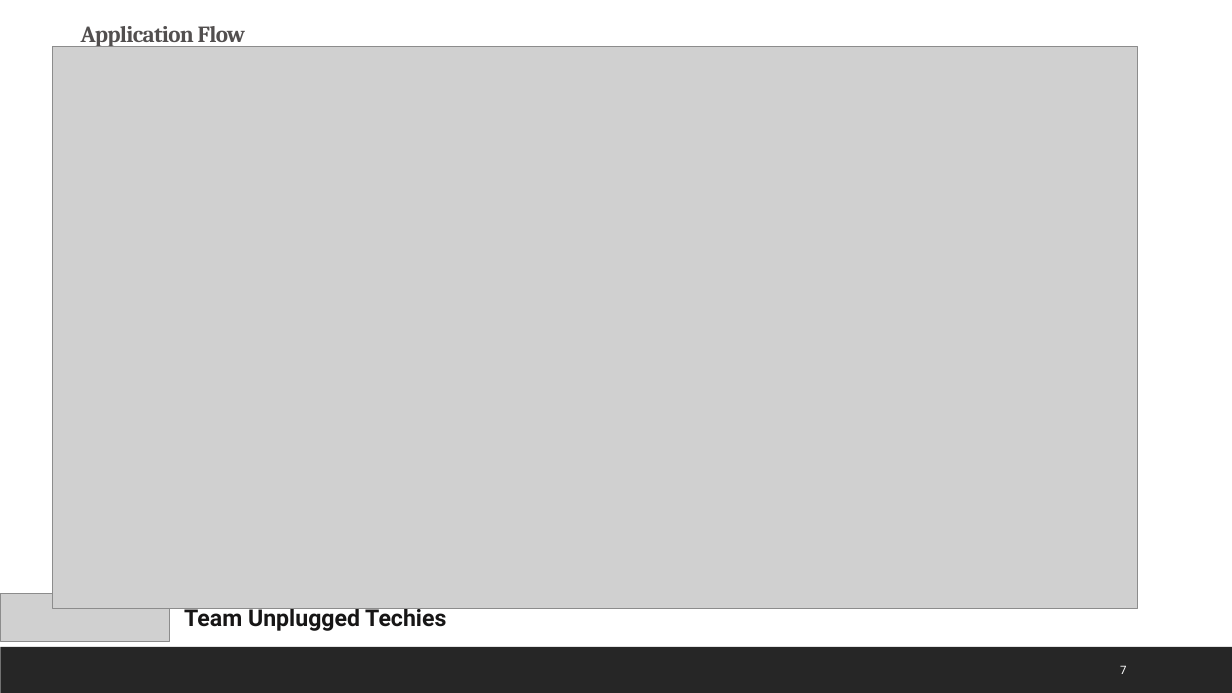
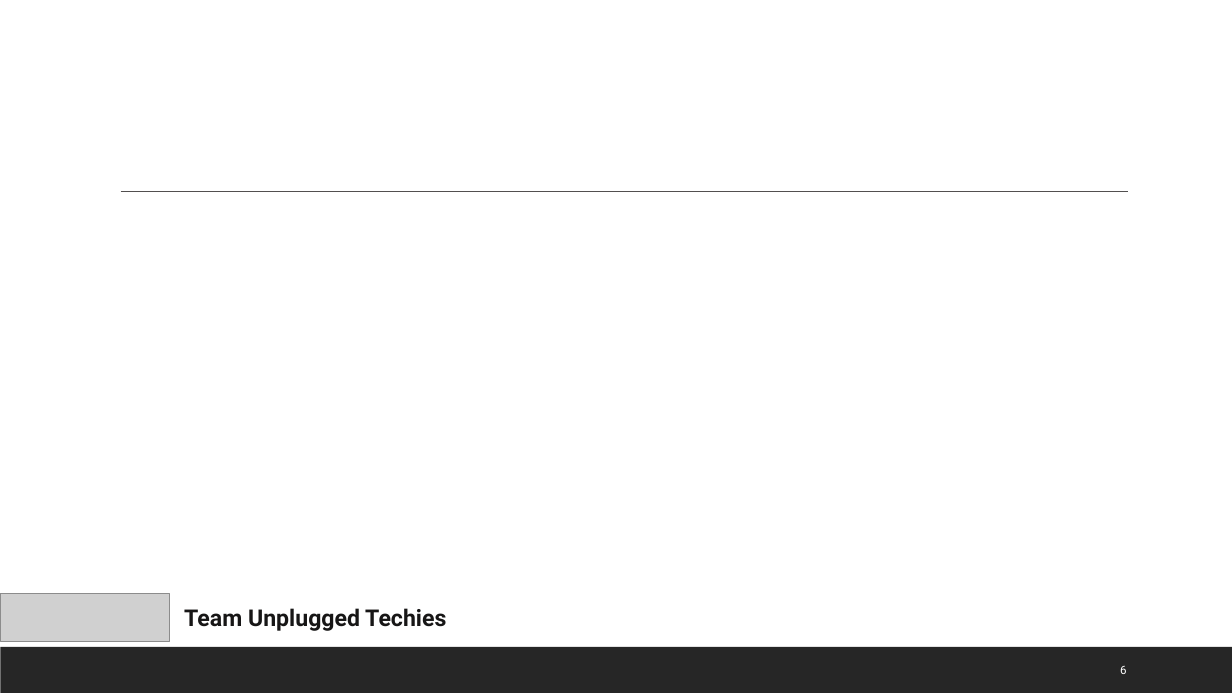
Before and after one commit to rajeshkanaka/parkurwheels, a slide deck: slide 6 of ParkUrWheels PPT.pptx (slide 7 before the commit). Drawn at 1232x693 pixels with LibreOffice and Linux fonts; fonts in the diff are those of the drawing; grey boxes stand for pictures; background and template pictures are left out. Boxes give left, top, right and bottom in pixels: in the first picture for what was removed or moved away, otherwise in the second. Text is boxed around its words. In the diff, an @@ line names an element or a change of style, - is before the commit and + after.

Commit message:
final ppt

```diff
--- a/ParkUrWheels PPT.pptx
+++ b/ParkUrWheels PPT.pptx
@@ title removed at <box>81,26,245,47</box> @@
-Application Flow
@@ picture removed at <box>53,46,1138,609</box> @@
@@ line added from (121, 192) to (1128, 192), #524F4F 1 pt @@
@@ page number at <box>1120,666,1127,674</box>: text changed @@
-7
+6
```
Also in this commit, not shown: 1 slide added, 2 slides removed.
